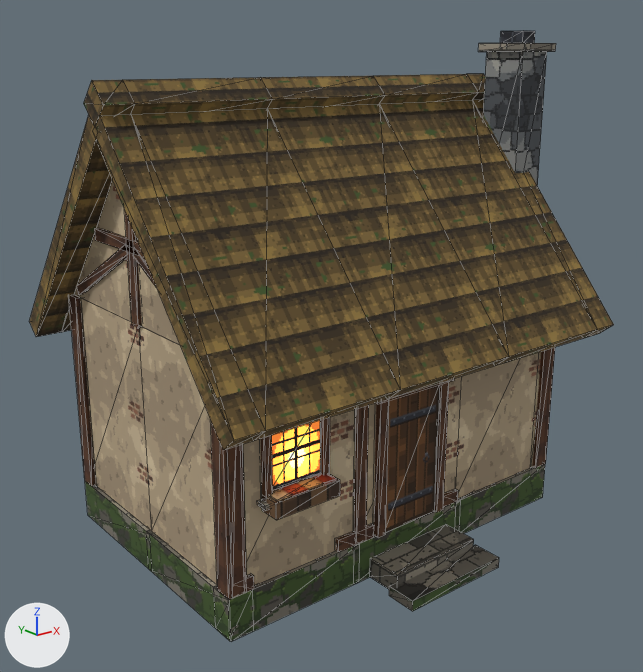
A saved change to the glTF model Oxygen/project/Assets/MedievalVillage/Models/MV_Cottage_Thatch_A.glb.
Camera for both pictures: a camera (50 mm lens) standing at (-8.07, -8.14, 6.92) and looking at (-0.1, 1.84, 2.93). Every picture has the same lights, and +X, +Y and +Z are marked at lower left. The older version comes first. Mesh edges are drawn as thin lines. Where no turn or scale is listed for an object, it has been applied to the vertices. Vertices at exactly the same position are counted once.

Names of what the first picture shows: 'MV_Chimney_Stone_A.MV_Cottage_Thatch_A', 'MV_Door_Wood_A.MV_Cottage_Thatch_A', 'MV_Foundation_DoorStep_A.MV_Cottage_Thatch_A', 'MV_Roof_GableThatchEnd_A.MV_Cottage_Thatch_A', 'MV_Roof_GableThatch_2m_A.MV_Cottage_Thatch_A', 'MV_Roof_GableThatch_2m_A.MV_Cottage_Thatch_A.001', 'MV_Roof_GableThatch_2m_A.MV_Cottage_Thatch_A.002', 'MV_Wall_Gable_4m_A.MV_Cottage_Thatch_A', 'MV_Wall_Plaster_2m_A.MV_Cottage_Thatch_A', 'MV_Wall_Plaster_2m_A.MV_Cottage_Thatch_A.001', 'MV_Wall_Plaster_2m_A.MV_Cottage_Thatch_A.004', 'MV_Wall_Plaster_2m_A.MV_Cottage_Thatch_A.005', 'MV_Wall_Plaster_2m_A.MV_Cottage_Thatch_A.006', 'MV_Wall_Timber_2m_B.MV_Cottage_Thatch_A' and 12 more.
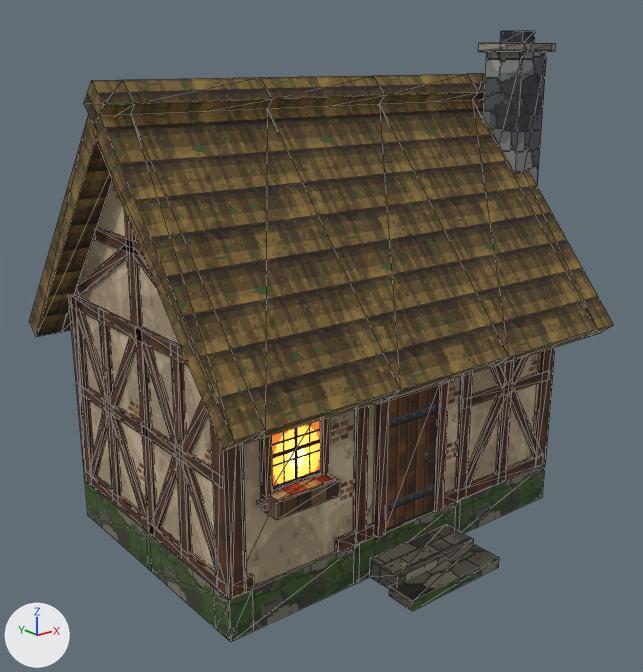
Pixel boxes [x1, y1, x2, y2] of what changed, in the pictures (643 x 672 px):
'MV_Wall_Plaster_2m_A.MV_Cottage_Thatch_A.006', reshaped: before [139, 327, 247, 585]; after [135, 326, 247, 589]
'MV_Wall_Plaster_2m_A.MV_Cottage_Thatch_A.005', reshaped (7% wider): before [80, 298, 152, 531]; after [72, 295, 149, 533]
'MV_Wall_Plaster_2m_A.MV_Cottage_Thatch_A', reshaped: before [456, 352, 541, 498]; after [456, 352, 542, 501]
'MV_Wall_Plaster_2m_A.MV_Cottage_Thatch_A.001', reshaped (mostly hidden): before [531, 352, 541, 467]; after [531, 352, 541, 457]
'MV_Wall_Plaster_2m_A.MV_Cottage_Thatch_A.004', reshaped: before [80, 298, 97, 486]; after [83, 338, 94, 453]
part 1 of me_mv_wall_plaster_2m_a, added: after [98, 309, 514, 564]
part 2 of me_mv_wall_plaster_2m_a, added: after [84, 372, 542, 482]
part 3 of me_mv_wall_plaster_2m_a, added: after [72, 295, 536, 589]
part 4 of me_mv_wall_plaster_2m_a, added: after [78, 310, 537, 571]

What changed in the scene script:
```text
Change me_mv_wall_plaster_2m_a:
    used by ob_mv_wall_plaster_2m_a_mv_cottage_thatch_a; parent = ob_mv_cottage_thatch_a; location = (1.0, 0.0, 0.6)
    remove me_mv_wall_plaster_2m_a.from_pydata(...)  # 8 vertices, 12 faces; spans x 0.0..2.0, y 0.0..0.25, z 0.0..3.0
    add me_mv_wall_plaster_2m_a.from_pydata(...)  # 76 vertices, 120 faces; spans x 0.0..2.0, y -0.05..0.25, z 0.0..3.0
    me_mv_wall_plaster_2m_a part 1: a new loose piece, a box spanning x 0.91..1.09, y -0.05..0.02, z 0.0..3.0, in mat_mat_wood_darkbeam (picture img_mv_wood_darkbeam)
    me_mv_wall_plaster_2m_a part 2: a new loose piece, a box spanning x 0.0..2.0, y -0.05..0.02, z 1.475..1.625, in mat_mat_wood_darkbeam (picture img_mv_wood_darkbeam)
    me_mv_wall_plaster_2m_a part 3: a new loose piece of 20 vertices spanning x 0.0..2.0, y -0.05..0.02, z 0.0..3.0, in mat_mat_wood_darkbeam (picture img_mv_wood_darkbeam)
    me_mv_wall_plaster_2m_a part 4
    16 vertices are added at x 0.12..1.97, y -0.05, z 0.14..2.86
    16 new vertices lie (0.0, 0.07, 0.0) away from vertices in x 0.12..1.97, y -0.05, z 0.14..2.86
    48 new faces join them, mat_mat_wood_darkbeam (picture img_mv_wood_darkbeam)
```
